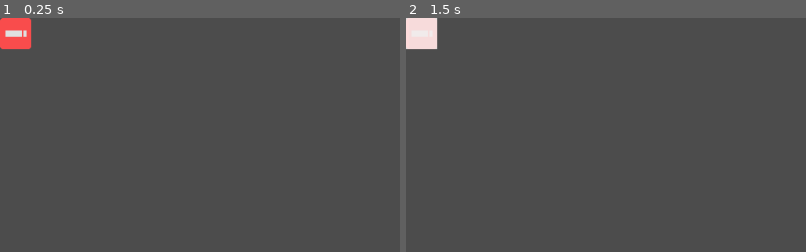
Above: before the commit, frames 1-2 (left to right).
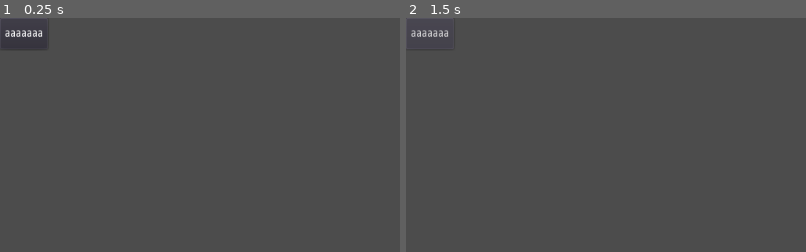
Above: after the commit, the same moments.

Repository: vmjcv/godot_game
Game: Godot game, scene res://scene/long_click_button.tscn
The game is run twice, just before and just after one commit, with the same random seed, the same clock (stepped at 60 frames per second) and the same inputs. The project has no main scene, so this scene is started directly.
Inputs:
- Up to frame 1 (0.25 s): no input
- Up to frame 2 (1.5 s): click "over" (after the commit: "aaaaaaa") at 0.5 s; click "over" (after the commit: "aaaaaaa") at 1.25 s
The pictures show only the part of the screen within x 0-50%, y 0-50%; the shares and areas given below are measured in that part.

The runs differ from the first frame. In frame 1, 1.1% of the frame differs, in the area x 0-11%, y 0-14%; in frame 2, 1.1%.

Commit message:
change shader

Diff:
--- a/button_demo/game/scene/long_click_button.tscn
+++ b/button_demo/game/scene/long_click_button.tscn
@@ -1,25 +1,13 @@
-[gd_scene load_steps=4 format=2]
+[gd_scene load_steps=2 format=2]
 
 [ext_resource path="res://script/long_click_button.gd" type="Script" id=1]
-[ext_resource path="res://shader/long_click_button.tres" type="Material" id=2]
-
-[sub_resource type="StyleBoxFlat" id=1]
-bg_color = Color( 0.980392, 0.301961, 0.301961, 1 )
-corner_radius_top_left = 5
-corner_radius_top_right = 5
-corner_radius_bottom_right = 5
-corner_radius_bottom_left = 5
 
 [node name="TextureButton" type="Button"]
-material = ExtResource( 2 )
 margin_right = 40.0
 margin_bottom = 40.0
-rect_clip_content = true
-custom_styles/hover = SubResource( 1 )
-custom_styles/pressed = SubResource( 1 )
-custom_styles/normal = SubResource( 1 )
-text = "over"
-expand_icon = true
+focus_mode = 0
+enabled_focus_mode = 0
+text = "aaaaaaa"
 script = ExtResource( 1 )
 __meta__ = {
 "_edit_use_anchors_": false
--- a/button_demo/game/script/long_click_button.gd
+++ b/button_demo/game/script/long_click_button.gd
@@ -63,4 +63,3 @@
 
 	var value = 1.0 - nearest_po2_decimal(__current_duration / click_duration_threshold, 0.0, 1.0)
 	canva_material.set_shader_param("loading", value)
-	print(value)
--- a/button_demo/game/shader/long_click_button.tres
+++ b/button_demo/game/shader/long_click_button.tres
@@ -2,11 +2,12 @@
 
 [sub_resource type="Shader" id=1]
 code = "shader_type canvas_item;
-render_mode blend_disabled;
+
 uniform float loading = 1.0;
 uniform float alpha = 0.8;
 
 void fragment(){
+	COLOR=texture(TEXTURE, UV);
 	if ((1.0 - UV.x) < loading && loading < 1.0) {
 		COLOR.a *= alpha;
 	}
